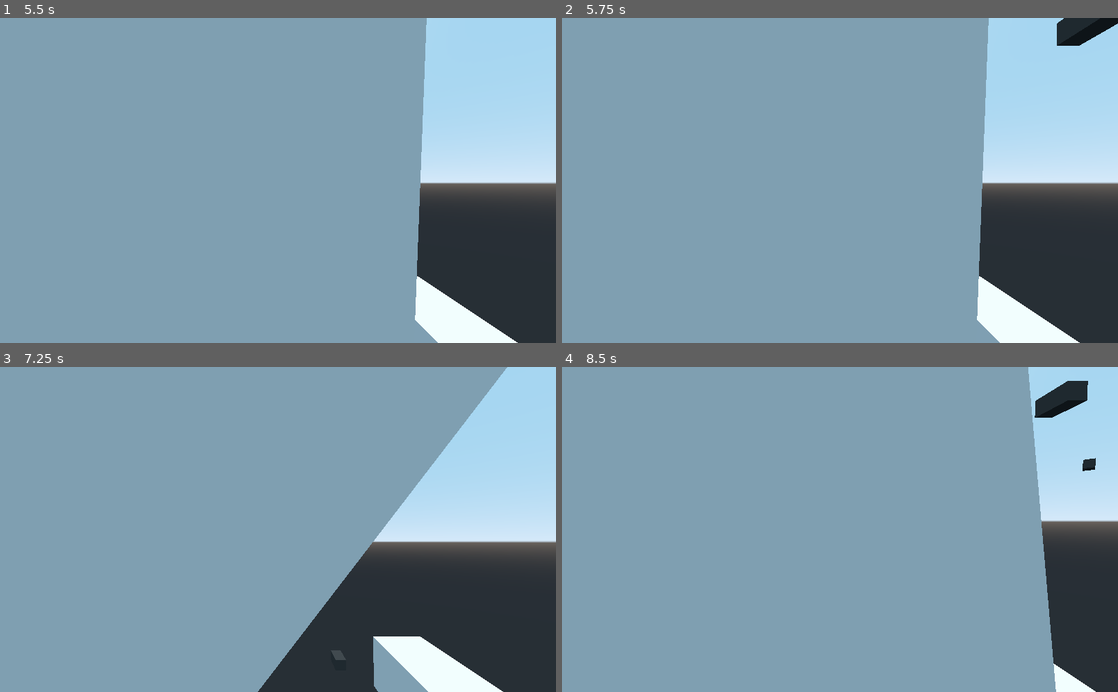
Above: before the commit, frames 1-4 (two rows, left to right).
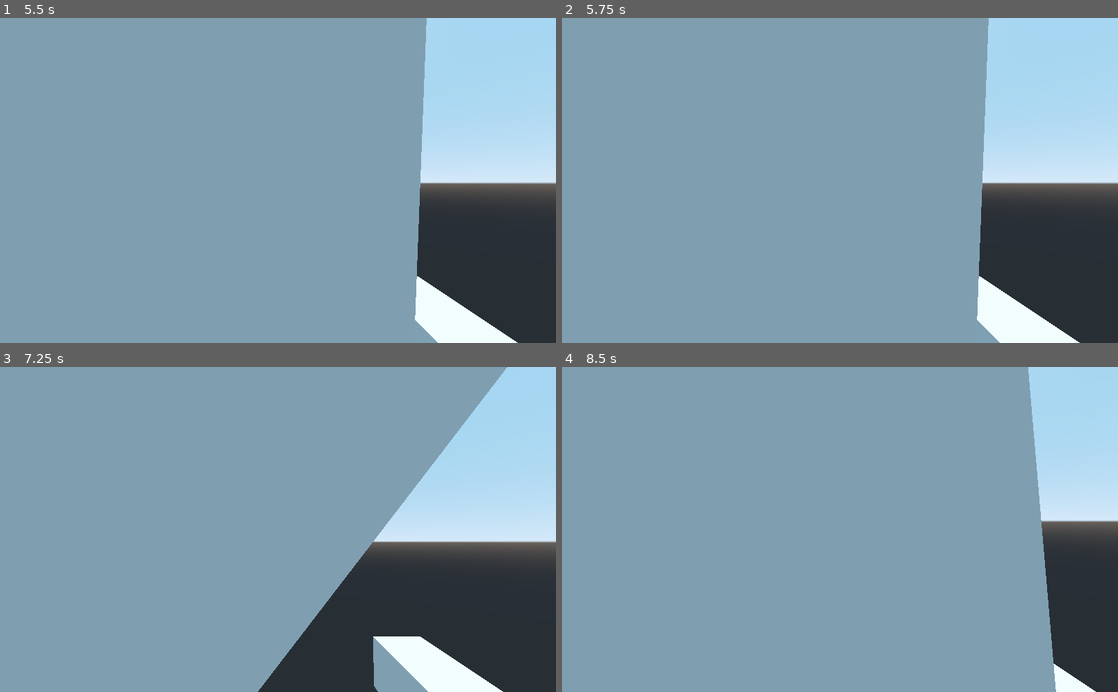
Above: after the commit, the same moments.

Repository: mc-carthy/gdSuperNot
Game: Godot game, scene res://Levels/TestLevel.tscn
Same seed, same stepped clock (60 frames per second), same inputs: the game is played once before the commit and once after it.
Inputs (mouse positions are in pixels of both pictures, inside the frame that each line leads up to):
- Up to frame 1 (5.5 s): tap Enter at 0.5 s; move the mouse to (272, 187) at 0.52 s; hold W (move_up) 0.53-2.78 s; click (272, 187) at 0.6 s; tap Space (jump) at 0.77, 1.52, 3.02, 3.77, 4.52 s; move the mouse to (316, 183) at 1.27 s; click (316, 183) at 1.35 s; move the mouse to (233, 177) at 2.02 s; click (233, 177) at 2.1 s; move the mouse to (283, 180) at 2.77 s; hold A (move_left) 2.78-3.53 s; click (283, 180) at 2.85 s; move the mouse to (255, 174) at 3.52 s; hold W (move_up) from 3.53 s (still down); click (255, 174) at 3.6 s; move the mouse to (305, 180) at 4.27 s; click (305, 180) at 4.35 s; move the mouse to (250, 180) at 5.02 s; click (250, 180) at 5.1 s
- Up to frame 2 (5.75 s): keep holding W (move_up)
- Up to frame 3 (7.25 s): move the mouse to (289, 523) at 5.77 s; release W (move_up) at 5.78 s; hold D (move_right) 5.78-6.53 s; click (289, 523) at 5.85 s; tap Space (jump) at 6.02, 6.77 s; move the mouse to (272, 536) at 6.52 s; hold W (move_up) from 6.53 s (still down); click (272, 536) at 6.6 s
- Up to frame 4 (8.5 s): keep holding W (move_up); tap Space (jump) at 7.25, 7.52 s; move the mouse to (878, 532) at 7.27 s; click (878, 532) at 7.35 s; tap Enter at 8 s; move the mouse to (795, 526) at 8.02 s; click (795, 526) at 8.1 s

Frame 1 is identical in both runs. In frame 2, 0.7% of the frame differs, in the area x 89-100%, y 0-9%; in frame 3, less than 0.1%; in frame 4, 0.8%, in the area x 85-96%, y 4-33%.

Commit message:
Bullet collisions

Diff:
--- a/Levels/TestLevel.tscn
+++ b/Levels/TestLevel.tscn
@@ -20,6 +20,7 @@
 [node name="Environment" type="Spatial" parent="."]
 
 [node name="Floor" type="StaticBody" parent="Environment"]
+collision_mask = 2
 
 [node name="CollisionShape" type="CollisionShape" parent="Environment/Floor"]
 transform = Transform( 1, 0, 0, 0, 1, 0, 0, 0, 1, 0, -0.1, 0 )
@@ -32,6 +33,7 @@
 
 [node name="Wall0" type="StaticBody" parent="Environment"]
 transform = Transform( 1, 0, 0, 0, 1, 0, 0, 0, 1, 20, 2, 0 )
+collision_mask = 2
 
 [node name="CollisionShape" type="CollisionShape" parent="Environment/Wall0"]
 shape = SubResource( 4 )
@@ -42,6 +44,7 @@
 
 [node name="Wall1" type="StaticBody" parent="Environment"]
 transform = Transform( 1, 0, 0, 0, 1, 0, 0, 0, 1, -20, 2, 0 )
+collision_mask = 2
 
 [node name="CollisionShape" type="CollisionShape" parent="Environment/Wall1"]
 shape = SubResource( 4 )
@@ -52,6 +55,7 @@
 
 [node name="Wall2" type="StaticBody" parent="Environment"]
 transform = Transform( -1.62921e-07, 0, 1, 0, 1, 0, -1, 0, -1.62921e-07, 0, 2, -20 )
+collision_mask = 2
 
 [node name="CollisionShape" type="CollisionShape" parent="Environment/Wall2"]
 shape = SubResource( 4 )
@@ -62,6 +66,7 @@
 
 [node name="Wall3" type="StaticBody" parent="Environment"]
 transform = Transform( -1.62921e-07, 0, 1, 0, 1, 0, -1, 0, -1.62921e-07, 0, 2, 20 )
+collision_mask = 2
 
 [node name="CollisionShape" type="CollisionShape" parent="Environment/Wall3"]
 shape = SubResource( 4 )
--- a/Weapons/Bullet.gd
+++ b/Weapons/Bullet.gd
@@ -4,5 +4,15 @@
 
 onready var forward: Vector3 = get_global_transform().basis[2].normalized() * -1
 
+func _ready() -> void:
+	connect('area_entered', self, '_on_area_entered')
+	connect('body_entered', self, '_on_body_entered')
+
 func _physics_process(delta: float) -> void:
 	translation += forward * BULLET_SPEED * delta
+
+func _on_area_entered(area: Area) -> void:
+	queue_free()
+
+func _on_body_entered(body: Node) -> void:
+	queue_free()
